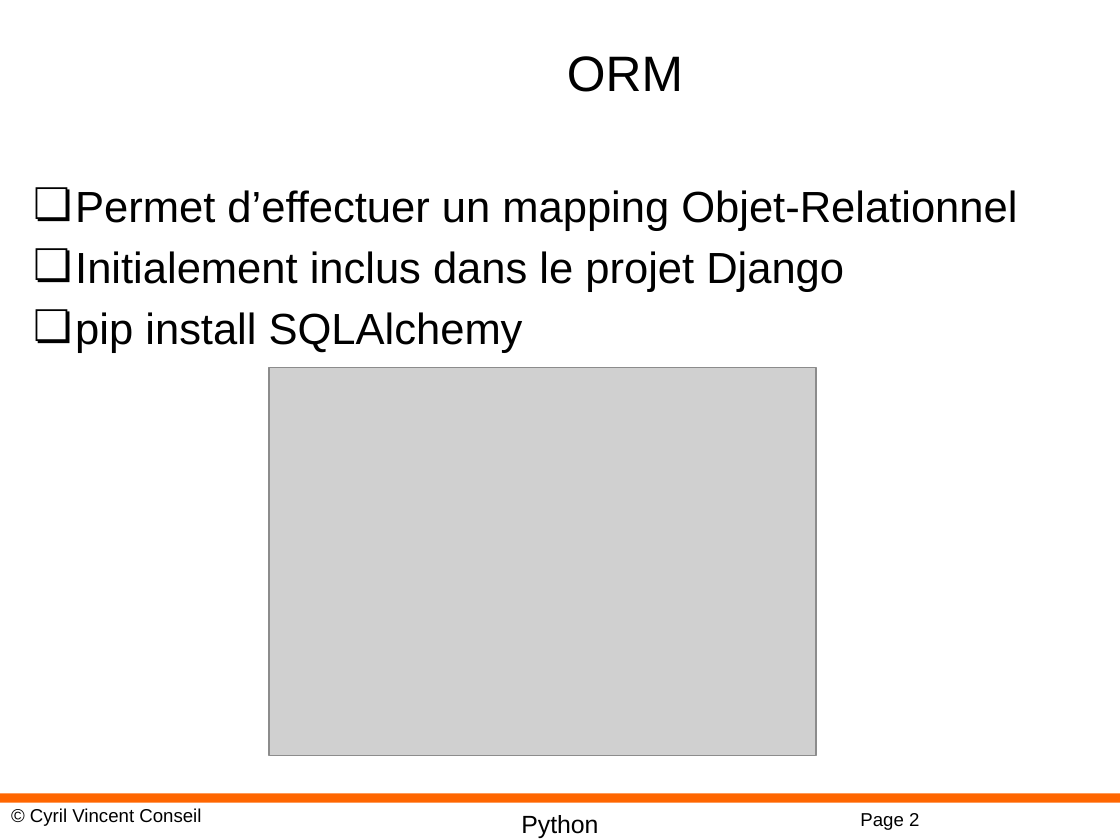
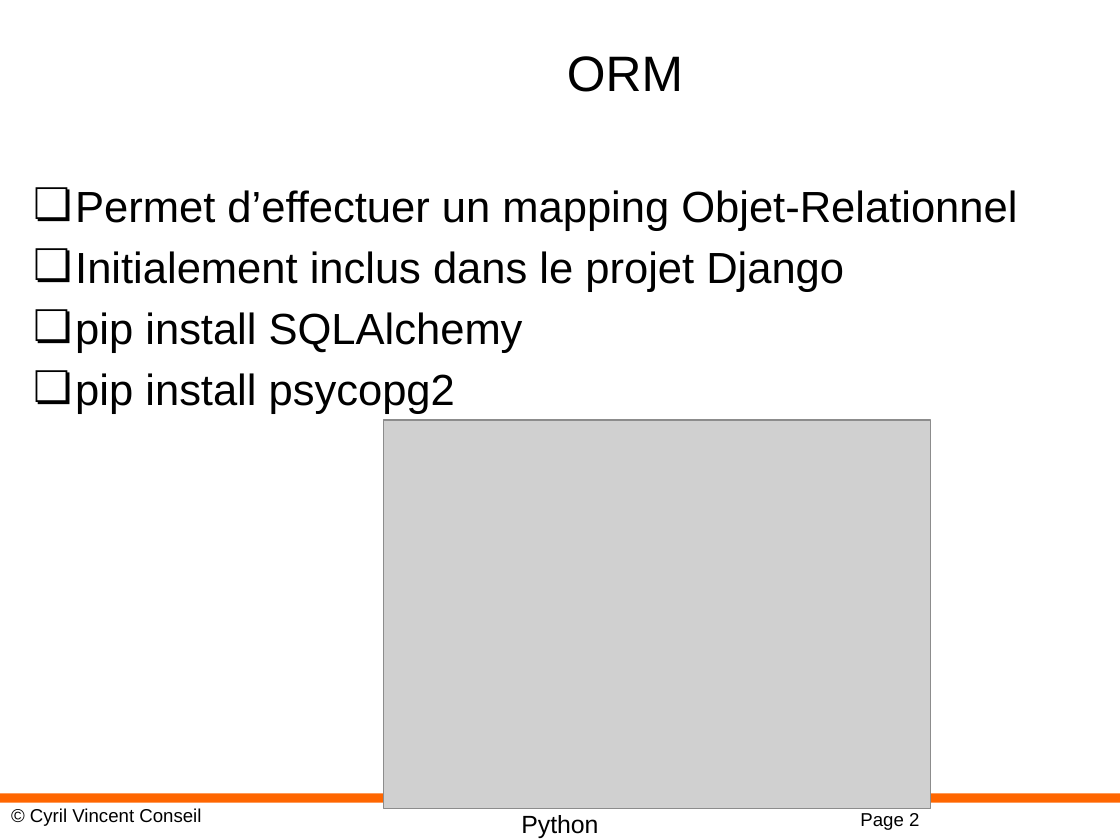
Before and after one commit to cyrilvincent/python, a slide deck: slide 2 of ppt/Python22-SQLAlchemy.pptx. Drawn at 1120x840 pixels with LibreOffice and Linux fonts; fonts in the diff are those of the drawing; grey boxes stand for pictures; background and template pictures are left out. Boxes give left, top, right and bottom in pixels: in the first picture for what was removed or moved away, otherwise in the second. Text is boxed around its words. In the diff, an @@ line names an element or a change of style, - is before the commit and + after.

```diff
--- a/ppt/Python22-SQLAlchemy.pptx
+++ b/ppt/Python22-SQLAlchemy.pptx
@@ text at bbox=[75, 373, 455, 414]: paragraph added @@
+❏ pip install psycopg2
@@ picture: place and size @@
-picture at bbox=[269, 367, 816, 756]
+picture at bbox=[384, 420, 932, 809]
```
Also in this commit, not shown: 1 other file.
